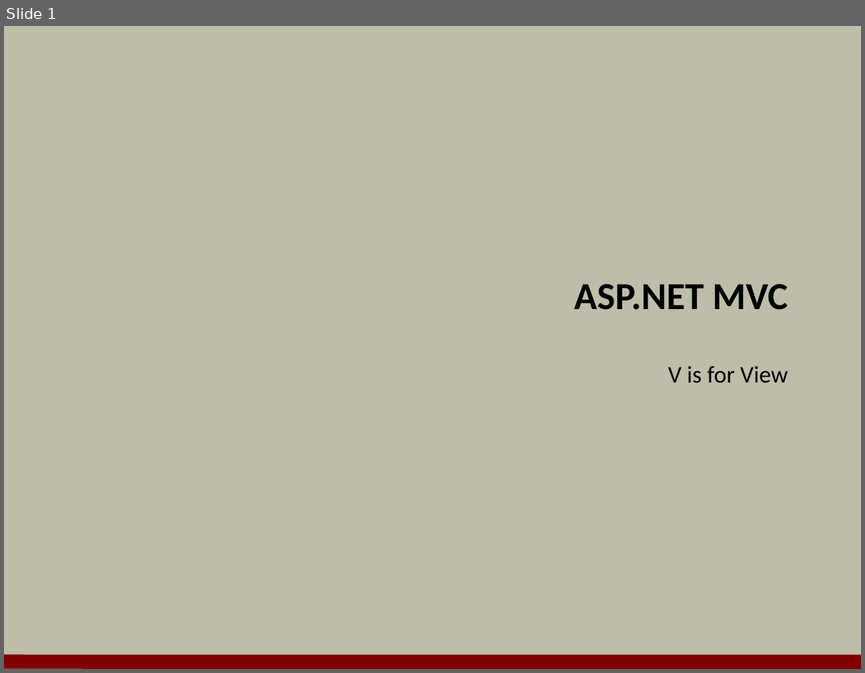
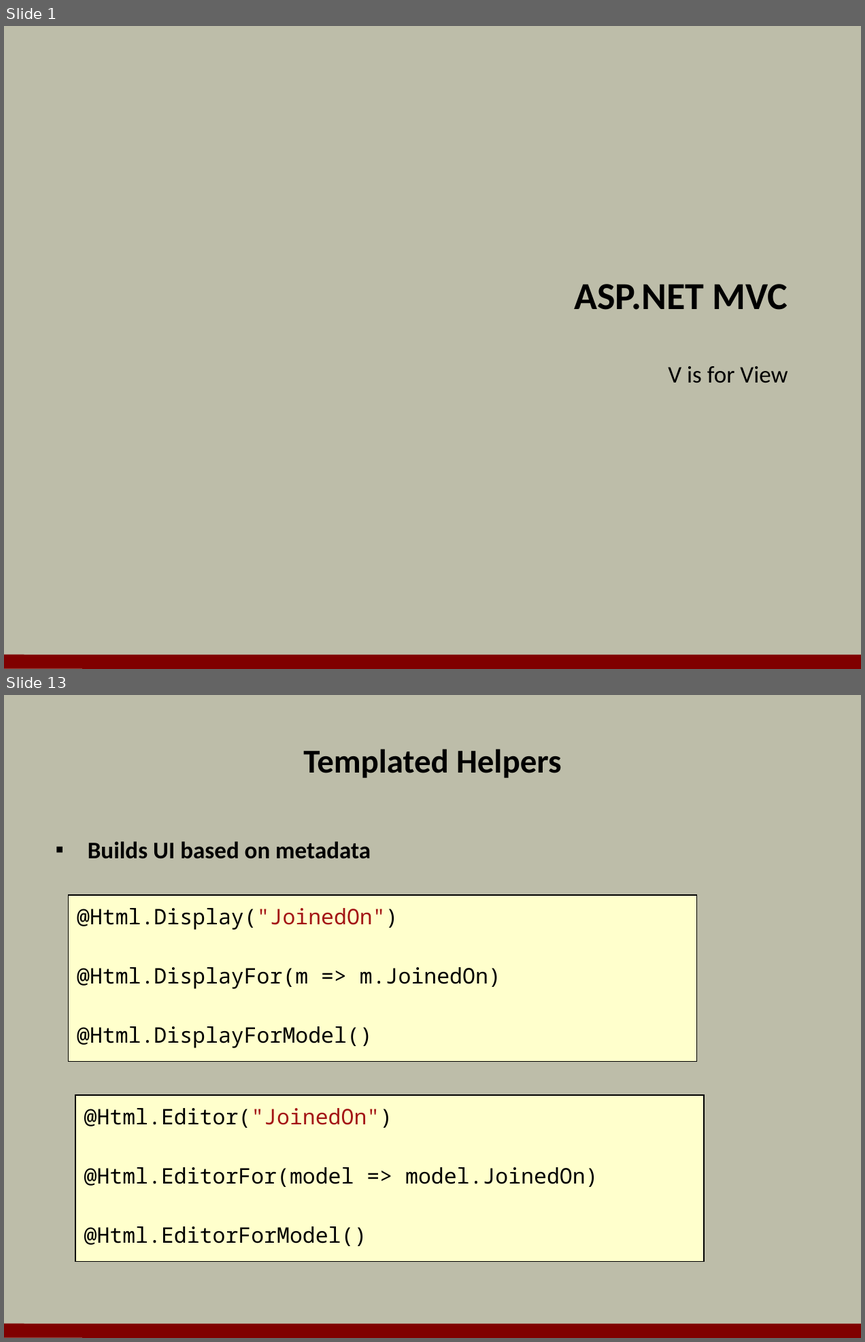
Before and after one commit to OdeToCode/classes, a slide deck: aspnet5/slides/05_ModelsViews.pptx. Shown one above the other, each under a label of ours: slide 1 before the commit, slides 1 and 13 after it; the slides between them are not shown. The pictures are 865x673 and 865x1342 pixels, drawn with LibreOffice and Linux fonts; fonts in the diff are those of the drawing; background and template pictures are left out. Boxes give left, top, right and bottom in pixels: in the first picture for what was removed or moved away, otherwise in the second. Text is boxed around its words. In the diff, an @@ line names an element or a change of style, - is before the commit and + after.

Commit message:
modelsviews

```diff
--- a/aspnet5/slides/05_ModelsViews.pptx
+++ b/aspnet5/slides/05_ModelsViews.pptx
@@ slide 13 added at box(4, 695, 861, 1338), background #BDBDA9; not listed: 1 template element that a slide beside it also shows @@
@@ title added at box(303, 749, 562, 778), 28 pt, text #000000, bold @@
+Templated Helpers
@@ text added at box(88, 841, 371, 859), 20 pt, text #000000, bold @@
+▪ Builds UI based on metadata
@@ rectangle added at box(68, 895, 696, 1061), fill #FFFFCC, outline #000000 0.75 pt, 18 pt, text #000000 @@
+@Html.Display("JoinedOn")
+@Html.DisplayFor(m => m.JoinedOn)
+@Html.DisplayForModel()
@@ rectangle added at box(75, 1095, 703, 1261), fill #FFFFCC, outline #000000 0.75 pt, 18 pt, text #000000 @@
+@Html.Editor("JoinedOn")
+@Html.EditorFor(model => model.JoinedOn)
+@Html.EditorForModel()
```
Also in this commit, not shown: 19 other slides added.
